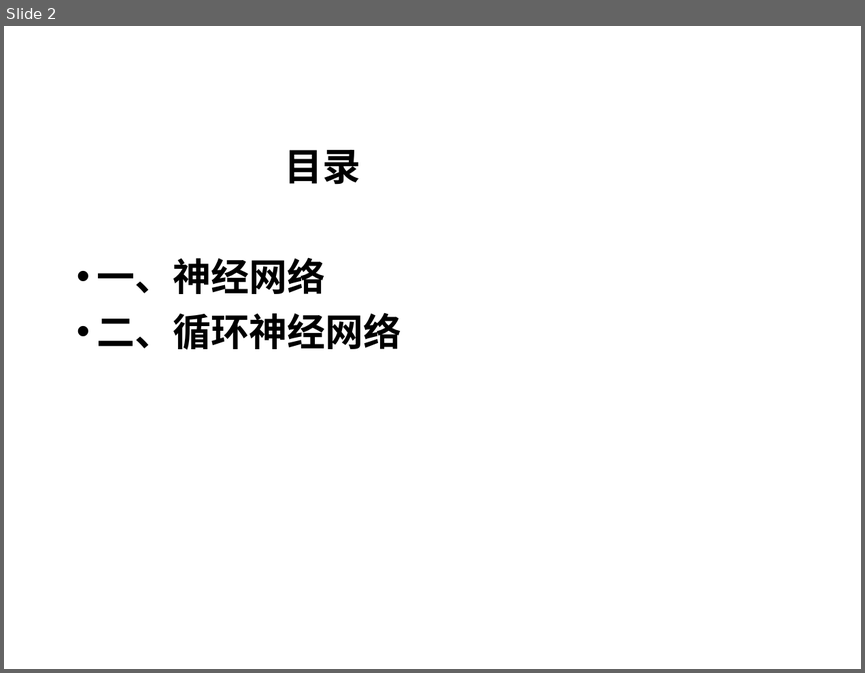
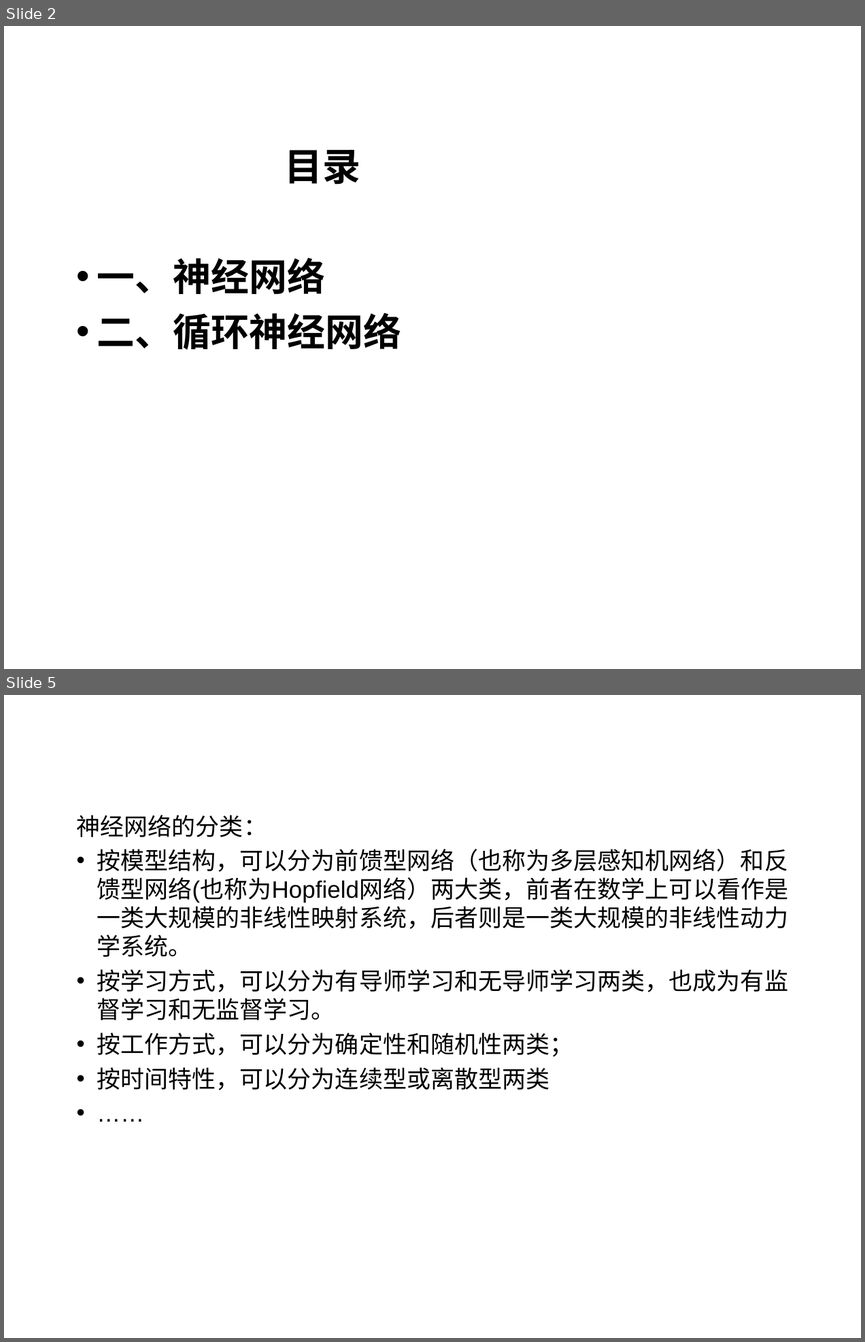
Before and after one commit to sunyisgithub/Git, a slide deck: 循环神经网络（Recurrent Neural Network）.ppt. Shown one above the other, each under a label of ours: slide 2 before the commit, slides 2 and 5 after it; the slides between them are not shown. The pictures are 865x673 and 865x1342 pixels, drawn with LibreOffice and Linux fonts; fonts in the diff are those of the drawing; background and template pictures are left out. Boxes give left, top, right and bottom in pixels: in the first picture for what was removed or moved away, otherwise in the second. Text is boxed around its words. In the diff, an @@ line names an element or a change of style, - is before the commit and + after.

Commit message:
循环神经网络2

```diff
--- a/循环神经网络（Recurrent Neural Network）.ppt
+++ b/循环神经网络（Recurrent Neural Network）.ppt
@@ slide 5 added at (x1=4, y1=695, x2=861, y2=1338), background picture (left out) @@
@@ text added at (x1=77, y1=815, x2=788, y2=1090), 20 pt, text #000000 @@
+神经网络的分类：
+• 按模型结构，可以分为前馈型网络（也称为多层感知机网络）和反馈型网络(也称为Hopfield网络）两大类，前者在数学上可以看作是一类大规模的非线性映射系统，后者则是一类大规模的非线性动力学系统。
+• 按学习方式，可以分为有导师学习和无导师学习两类，也成为有监督学习和无监督学习。
+• 按工作方式，可以分为确定性和随机性两类；
+• 按时间特性，可以分为连续型或离散型两类
+• ……
```
Also in this commit, not shown: 3 slides changed, 13 other slides added, 15 slides removed.
